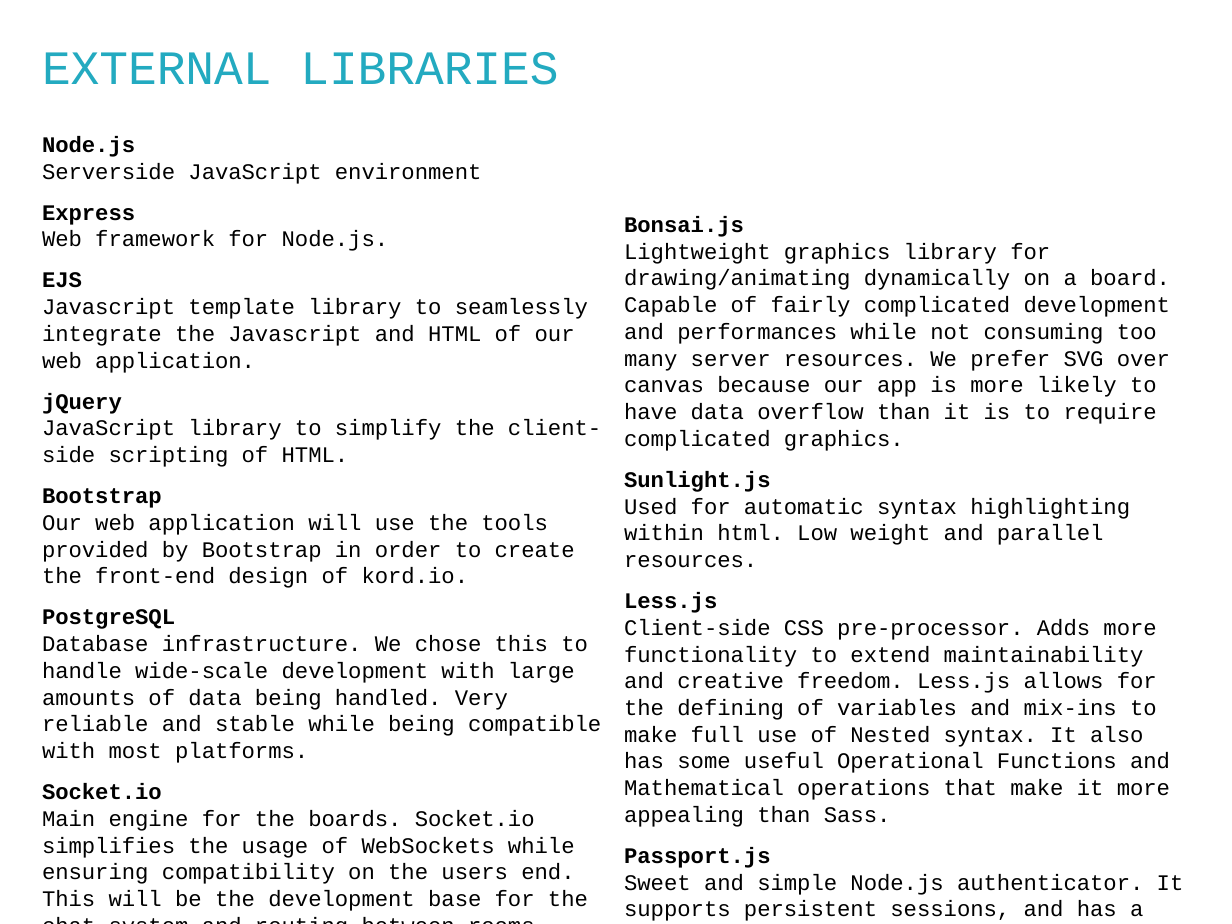
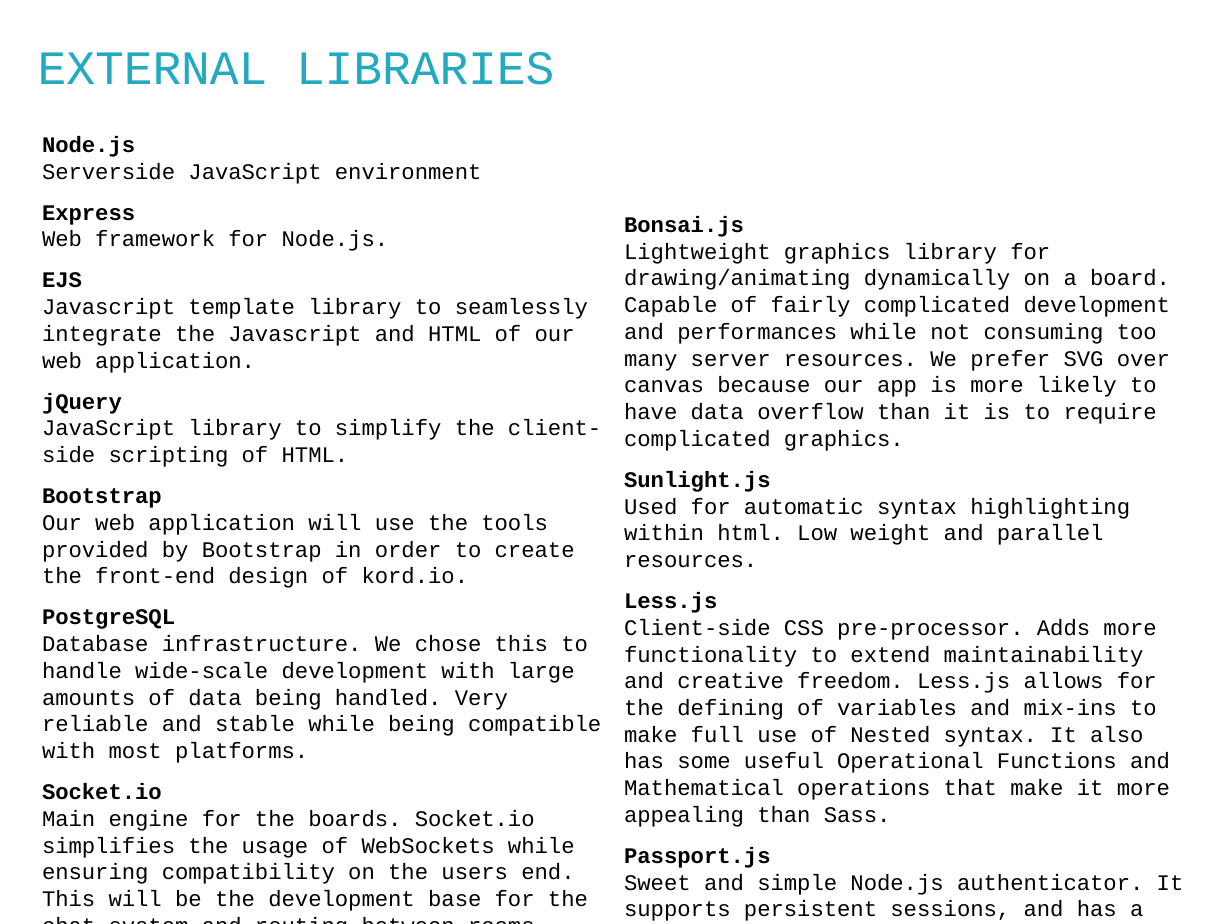
Before and after one commit to jamesyanyuk/Kord, a slide deck: slide 12 of docs/diagrams/powerpoint/dspec.pptx. Drawn at 1232x924 pixels with LibreOffice and Linux fonts; fonts in the diff are those of the drawing; background and template pictures are left out. Boxes give left, top, right and bottom in pixels: in the first picture for what was removed or moved away, otherwise in the second. Text is boxed around its words. In the diff, an @@ line names an element or a change of style, - is before the commit and + after.

```diff
--- a/docs/diagrams/powerpoint/dspec.pptx
+++ b/docs/diagrams/powerpoint/dspec.pptx
@@ text "EXTERNAL LIBRARIES": place and size @@
-text "EXTERNAL LIBRARIES" at [42,52,558,85]
+text "EXTERNAL LIBRARIES" at [38,52,554,85]
```
Also in this commit, not shown: 7 other slides changed, 3 slides added, 3 slides removed.
